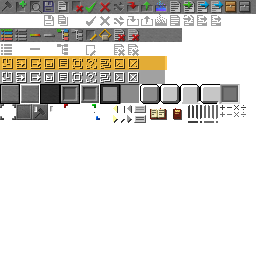
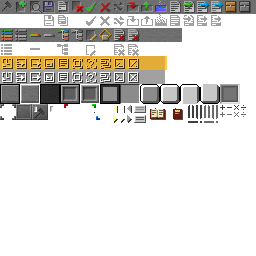
The second 256 x 256 image is a revision of the first. Changes to its layers:
painted on "pager副本 copy" over (200, 84, 220, 104)
painted on "Layer #7" over (177, 109, 183, 120)
painted on "Layer #6" over (155, 108, 167, 120)
painted on "pager" over (180, 100, 200, 104)
